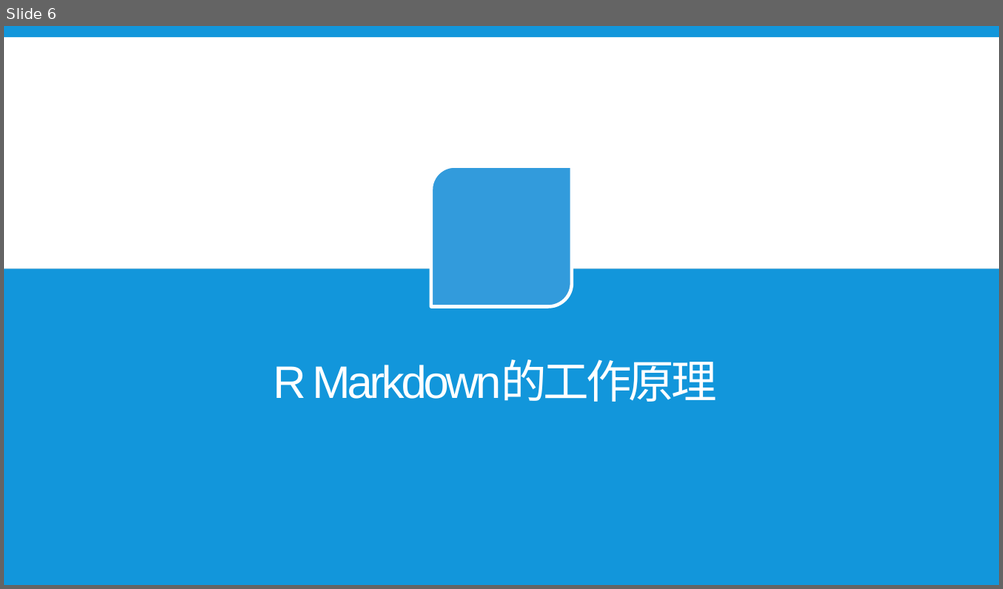
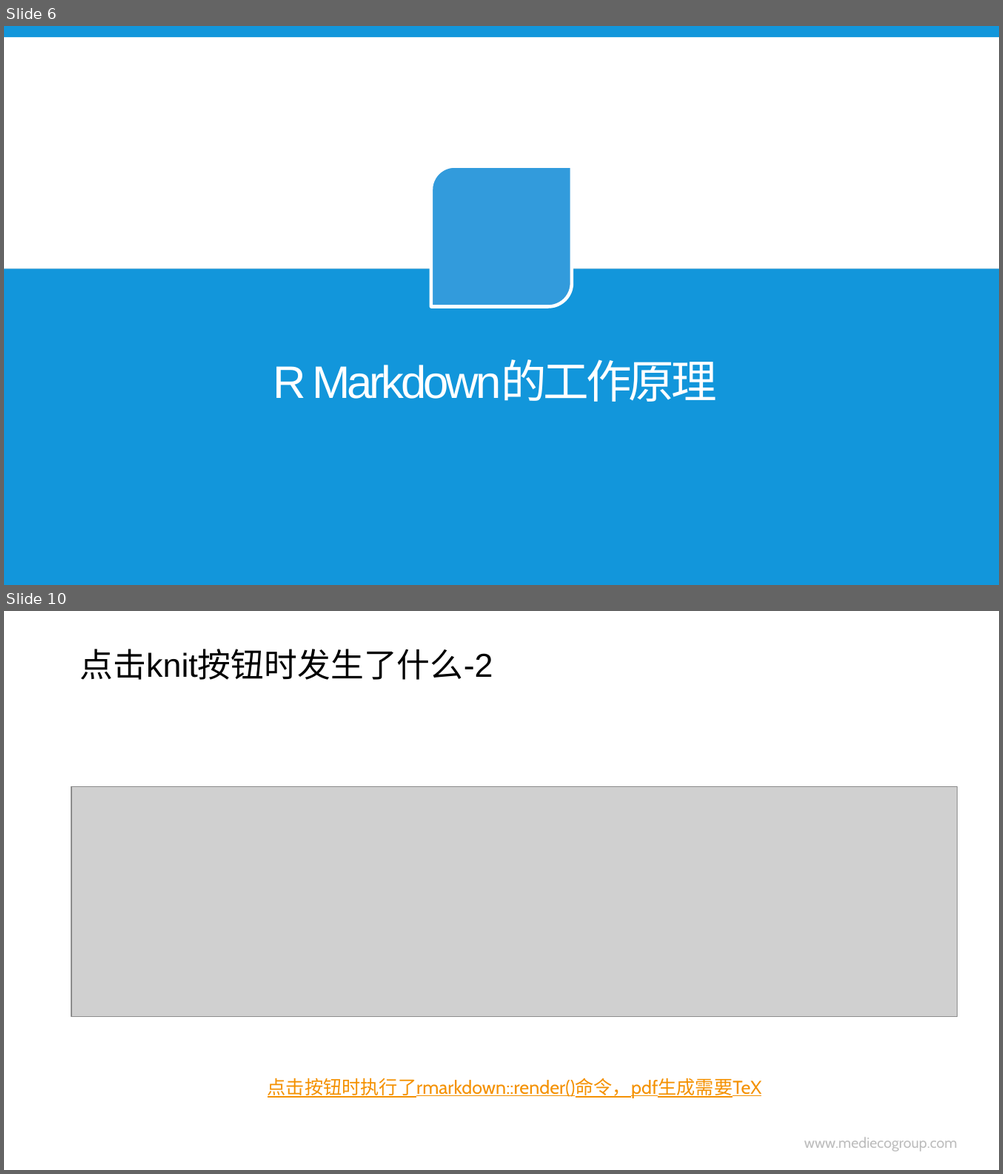
Before and after one commit to hao203/rmd_china, a slide deck: slides/01.History&Works/01-History-Works.pptx. Shown one above the other, each under a label of ours: slide 6 before the commit, slides 6 and 10 after it; the slides between them are not shown. The pictures are 1003x589 and 1003x1174 pixels, drawn with LibreOffice and Linux fonts; fonts in the diff are those of the drawing; grey boxes stand for pictures; background and template pictures are left out. Boxes give left, top, right and bottom in pixels: in the first picture for what was removed or moved away, otherwise in the second. Text is boxed around its words. In the diff, an @@ line names an element or a change of style, - is before the commit and + after.

```diff
--- a/slides/01.History&Works/01-History-Works.pptx
+++ b/slides/01.History&Works/01-History-Works.pptx
@@ slide 10 added at bbox=[4, 611, 999, 1170], background #CCE8CF @@
@@ title added at bbox=[79, 649, 492, 680], 32 pt, text #000000 @@
+点击knit按钮时发生了什么-2
@@ picture added at bbox=[71, 787, 958, 1017] @@
@@ text added at bbox=[267, 1078, 762, 1099], 18 pt, text #F49100, underline @@
+点击按钮时执行了rmarkdown::render()命令，pdf生成需要TeX
@@ text added at bbox=[804, 1137, 957, 1152], 14 pt, text #000000 at 26% opacity @@
+www.mediecogroup.com
```
Also in this commit, not shown: 3 slides changed, 11 other slides added, 3 slides removed, 14 other files.
